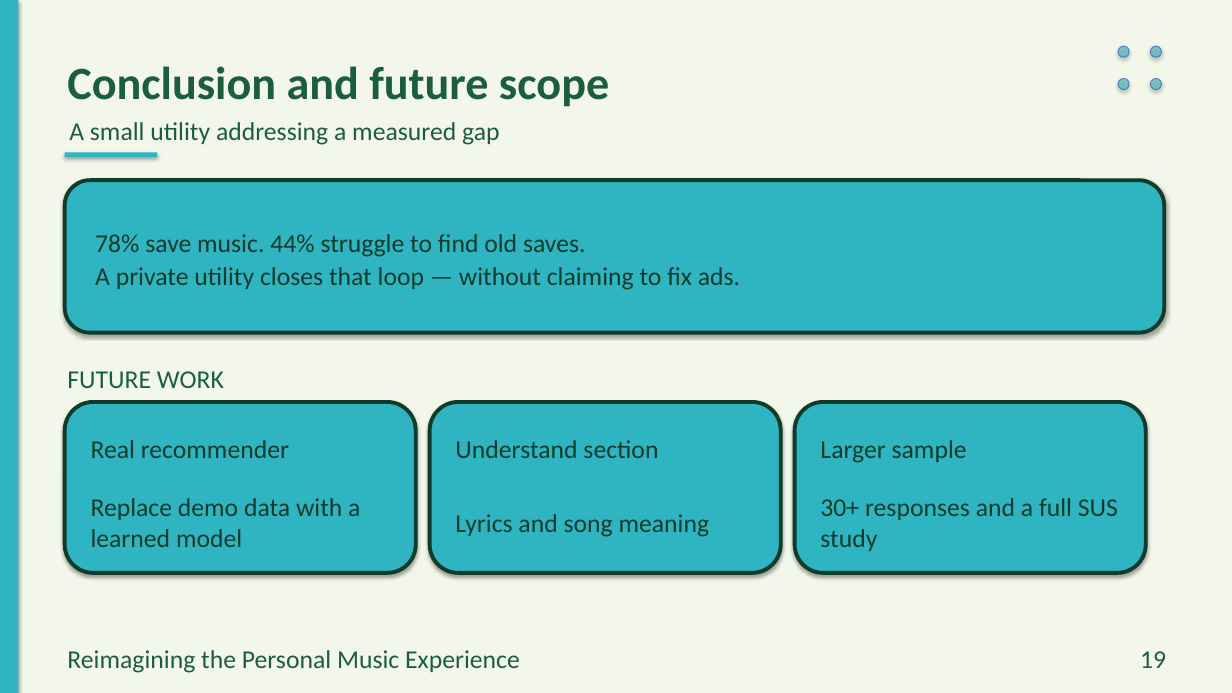
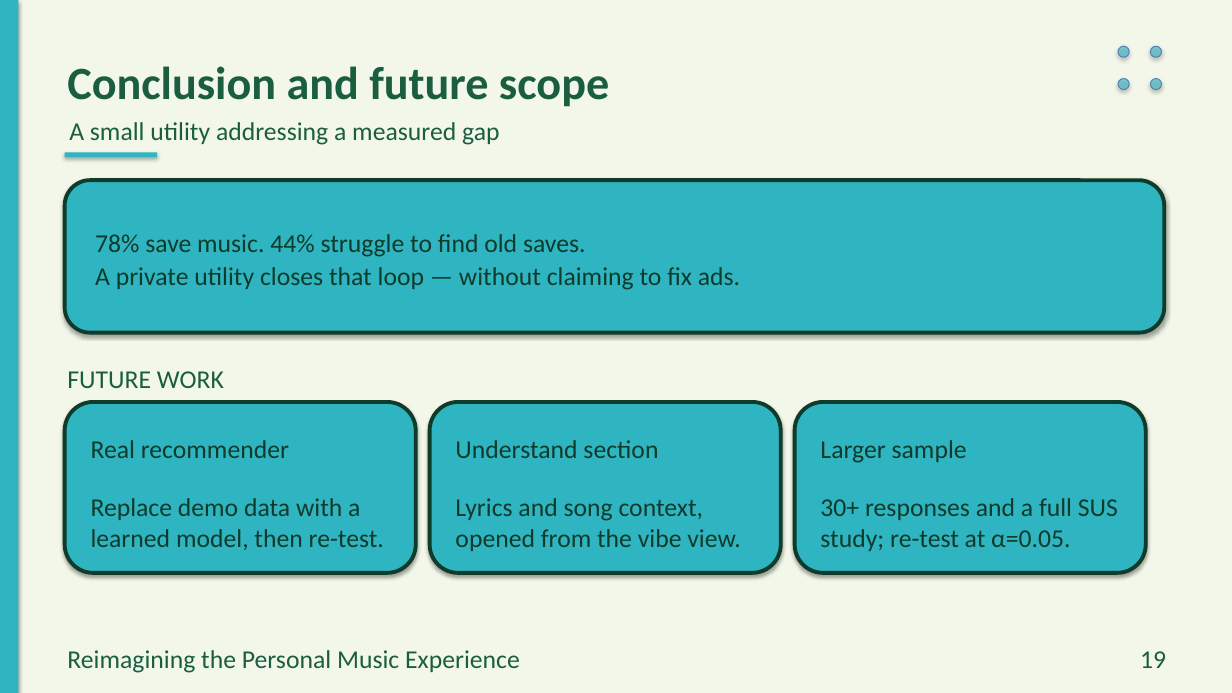
Before and after one commit to preet-kamdar/design-thinking-sem3, a slide deck: slide 19 of docs/Presentation.pptx. Drawn at 1232x693 pixels with LibreOffice and Linux fonts; fonts in the diff are those of the drawing. Boxes give left, top, right and bottom in pixels: in the first picture for what was removed or moved away, otherwise in the second. Text is boxed around its words. In the diff, an @@ line names an element or a change of style, - is before the commit and + after.

Commit message:
Fill slides 18 and 19 panels, tighten and redden slide 14 hypothesis box

```diff
--- a/docs/Presentation.pptx
+++ b/docs/Presentation.pptx
@@ text at bbox=[91, 498, 384, 550]: text changed @@
-Replace demo data with a learned model
+Replace demo data with a learned model, then re-test.
@@ text at bbox=[455, 498, 740, 551]: text changed @@
-Lyrics and song meaning
+Lyrics and song context, opened from the vibe view.
@@ text at bbox=[820, 498, 1118, 551]: text changed @@
-30+ responses and a full SUS study
+30+ responses and a full SUS study; re-test at α=0.05.
```
Also in this commit, not shown: 2 other slides changed, 1 other file.
